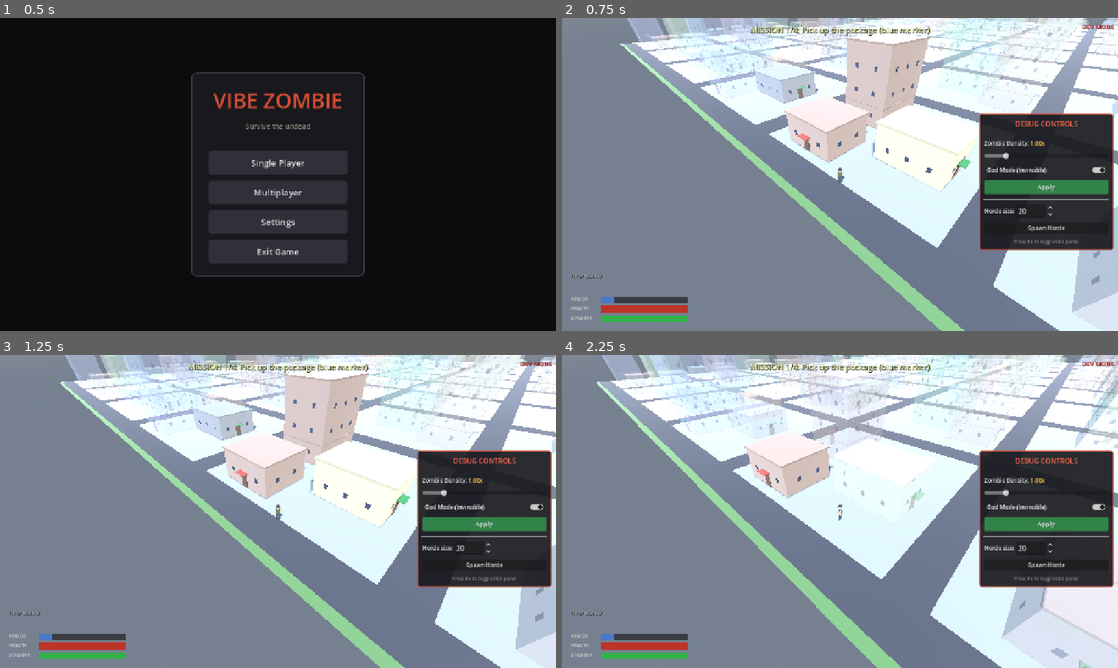
Above: before the commit, frames 1-4 (two rows, left to right).
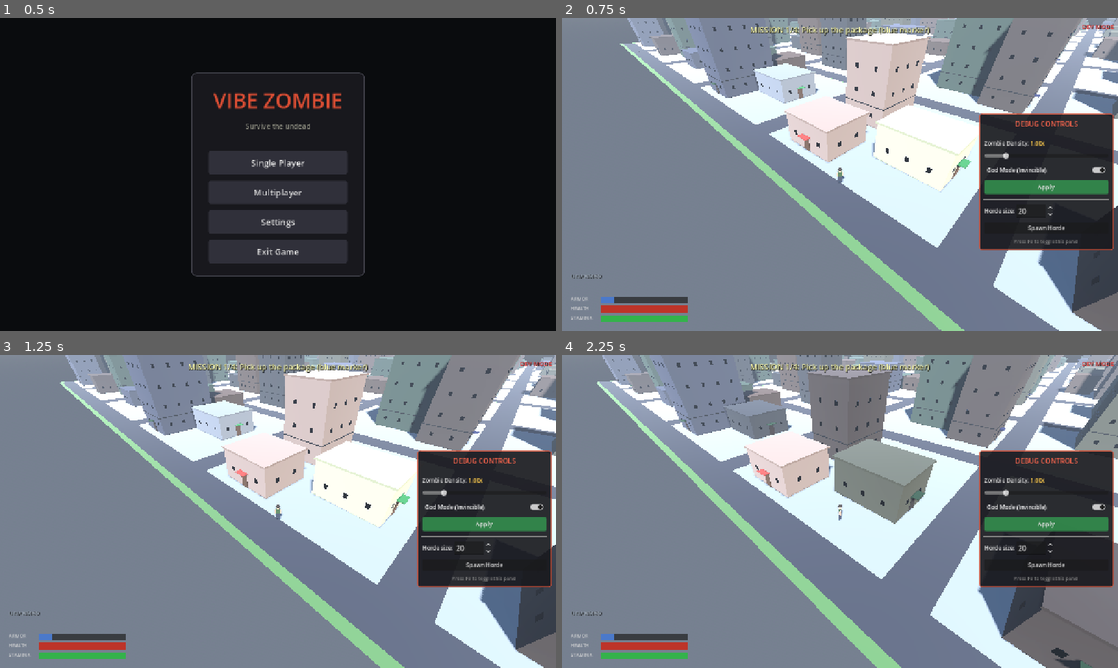
Above: after the commit, the same moments.

Repository: shaoqian2001/vibe-zombie
Game: Godot game, scene res://scenes/TitleMenu.tscn
The game is run twice, just before and just after one commit, with the same random seed, the same clock (stepped at 60 frames per second) and the same inputs.
Inputs (mouse positions are in pixels of both pictures, inside the frame that each line leads up to):
- Up to frame 1 (0.5 s): no input
- Up to frame 2 (0.75 s): click "Single Player" at 0.5 s
- Up to frame 3 (1.25 s): no input
- Up to frame 4 (2.25 s): tap F (interact) at 1.25 s; move the mouse to (962, 495) at 1.27 s; hold D (move_right) 1.28-2.03 s; hold F (interact) 1.28-2.03 s; move the mouse to (728, 527) at 2.02 s; hold S (move_backward) from 2.03 s (still down); click (728, 527) at 2.1 s

Frame 1 is identical in both runs. In frame 2, 16% of the frame differs, in the area x 12-100%, y 0-100%; in frame 3, 16%; in frame 4, 27%, in the area x 7-100%, y 0-100%.

Commit message:
Decouple zombie AI from FOV; darken instead of ghost FADED meshes
Two follow-ups to the previous vision pass:

1) Zombies should not change behaviour based on whether the player
   happens to be looking at them. Drop the _is_seen_by_player gate from
   _physics_process — the chase / attack / wander state machine now
   runs unconditionally just like before the FOV work, so zombies don't
   "lose target" or get stuck wandering when the player turns away.
   The FOV culler still controls how they're *drawn*; their AI is
   independent of that.

2) FADED scenery and zombies looked transparent (alpha 0.35) — you
   could see straight through buildings the player wasn't currently
   looking at. Replace the alpha fade with an RGB-only darken: snapshot
   the bright albedo on first encounter and multiply by 0.4 while
   FADED, leaving alpha at 1.0 and TRANSPARENCY_DISABLED so the mesh
   stays solid. Buildings outside the player's vision now read as "in
   shadow" rather than "ghostly". Composes cleanly with main.gd's
   occlusion fade because the culler only writes RGB+full opacity and
   the occlusion only writes alpha+TRANSPARENCY_ALPHA, and the two
   systems already operate on disjoint subsets of buildings (occlusion
   skips OUT-of-FOV buildings).

https://claude.ai/code/session_018zb1xNV2MqAsRkTP73GCa8

Diff:
--- a/scripts/enemy.gd
+++ b/scripts/enemy.gd
@@ -67,13 +67,10 @@
 
 	_attack_timer = max(_attack_timer - delta, 0.0)
 
-	# AI mode depends on whether the player can currently see this enemy.
-	# When the player can't see them, zombies don't magically know where
-	# the player is — they wander aimlessly instead of chasing. They do
-	# still attack from contact range, because at that point the player
-	# is on top of them (zombie has hold of you whether or not you're
-	# looking).
-	var seen_by_player := _is_seen_by_player()
+	# Zombie behaviour is independent of whether the player can see the
+	# zombie — the zombie tracks the player by ear/smell. The FOV culler
+	# only changes how the zombie is *drawn*; here we always run the
+	# normal chase / attack / wander state machine.
 
 	var move_dir := Vector3.ZERO
 	var current_speed := SPEED
@@ -82,18 +79,18 @@
 		var dist := global_position.distance_to(_player_ref.global_position)
 
 		if dist < ATTACK_RANGE:
-			# Contact range — stop and attack regardless of visibility
+			# In attack range — stop and attack
 			move_dir = Vector3.ZERO
 			_try_attack()
-		elif seen_by_player and dist < DETECT_RANGE:
-			# Chase only while the player has eyes on us
+		elif dist < DETECT_RANGE:
+			# Chase player
 			var to_player := _player_ref.global_position - global_position
 			to_player.y = 0.0
 			if to_player.length() > 0.1:
 				move_dir = to_player.normalized()
 			current_speed = CHASE_SPEED
 		else:
-			# Out of sight or out of range — wander
+			# Too far — wander
 			_wander_timer -= delta
 			if _wander_timer <= 0.0:
 				_pick_new_wander()
@@ -128,16 +125,6 @@
 
 	# Keep HP bar updated
 	_update_hp_bar()
-
-# True while the FOV culler classifies this enemy as IN the player's
-# view sector. Defaults to true so a freshly-spawned enemy that hasn't
-# been classified yet behaves normally for one tick.
-func _is_seen_by_player() -> bool:
-	if not has_meta(&"fov_cull_last_state"):
-		return true
-	# State.IN is the first value of the enum (0). Hard-coded here to
-	# avoid importing the FovCuller class for one comparison.
-	return int(get_meta(&"fov_cull_last_state")) == 0
 
 func take_damage(amount: float, knockback: Vector3 = Vector3.ZERO) -> void:
 	hp = max(hp - amount, 0.0)
--- a/scripts/fov_culler.gd
+++ b/scripts/fov_culler.gd
@@ -6,23 +6,22 @@
 ## each into one of three states based on whether its XZ position falls
 ## inside the player's view sector and how far away it is from the head:
 ##
-##   • IN      — inside the sector. Rendered at full opacity.
-##   • FADED   — outside the sector but still within memory range.
-##               Rendered at a dimmed alpha so the player can see where
-##               static scenery and recently-seen zombies were, like the
-##               "ghosted" memory tiles in Project Zomboid.
+##   • IN      — inside the sector. Rendered at full brightness.
+##   • FADED   — outside the sector but still within memory range. The
+##               albedo RGB is multiplied down so the entity reads as
+##               "in shadow" — opaque, but darkened. Alpha and the
+##               transparency mode are deliberately NOT touched, so
+##               buildings outside the player's view stay solid (you
+##               can't see through them) instead of ghostly.
 ##   • HIDDEN  — outside the sector and past memory range. Skipped by the
 ##               renderer entirely. Only applied to entities tagged as
 ##               "moving" (enemies); static scenery never fully hides
 ##               because the player remembers where buildings stand.
 ##
-## Material alpha is applied recursively across each node's subtree —
+## Brightness is applied recursively across each node's subtree —
 ## buildings have their body, roof ledge, windows, trim, awning and door
-## meshes all fade together — and is only written on state transitions,
+## meshes all dim together — and is only written on state transitions,
 ## not every frame, so the per-frame cost is a cheap classification pass.
-## When process-pausing is enabled, entities freeze in their last FOV
-## position the moment they fall out of the sector, so a FADED zombie is
-## a genuine snapshot of where it was last seen.
 ##
 ## Per-entity metadata:
 ##   • fov_cull_radius          — bounding-sphere radius (default 0.5).
@@ -44,14 +43,16 @@
 const META_TYPE            := &"fov_cull_entity_type"
 const META_MEMORY_RANGE    := &"fov_cull_memory_range"
 const META_LAST_STATE      := &"fov_cull_last_state"
+const META_ORIGINAL_ALBEDO := &"fov_original_albedo"
 const GROUP                := &"fov_cullable"
 
 enum State { IN, FADED, HIDDEN }
 
-## Alpha applied to FADED entities. Tuned to read as "remembered but
-## not currently visible" — low enough to feel ghosted, high enough to
-## let the player still parse outlines.
-const FADE_ALPHA := 0.35
+## Brightness multiplier applied to FADED entities' albedo RGB. Their
+## alpha stays at 1.0 — the FADED look is "stuff in shadow", not "stuff
+## seen through gauze". Lower = darker; tuned to read as "outside the
+## player's vision" while still leaving silhouettes legible.
+const FADE_DIM_FACTOR := 0.4
 
 var _player: Node3D = null
 var _fov_overlay: Node = null
@@ -134,31 +135,52 @@
 	match state:
 		State.IN:
 			node.visible = true
-			_set_alpha_tree(node, 1.0, false)
+			_apply_brightness(node, false)
 		State.FADED:
 			node.visible = true
-			_set_alpha_tree(node, FADE_ALPHA, true)
+			_apply_brightness(node, true)
 		State.HIDDEN:
 			node.visible = false
 
-# Recursively set every descendant MeshInstance3D's material alpha.
-# `transparent` toggles between TRANSPARENCY_ALPHA (for the FADED ghost
-# look) and TRANSPARENCY_DISABLED (restoring opaque rendering).
-static func _set_alpha_tree(node: Node, alpha: float, transparent: bool) -> void:
+# Recursively darken every descendant MeshInstance3D so FADED entities
+# read as "in shadow" rather than "see-through". The bright original
+# albedo is snapshotted on first encounter and restored exactly on the
+# IN transition. We always also reset transparency to OPAQUE+alpha 1.0,
+# so any prior occlusion-fade alpha is cleared the moment a building
+# leaves the FOV — and main.gd's occlusion code re-applies alpha 0.25
+# only on buildings that are currently IN, so the two systems can't
+# stomp each other.
+static func _apply_brightness(node: Node, dimmed: bool) -> void:
 	if node is MeshInstance3D:
 		var mi: MeshInstance3D = node
 		var prim := mi.mesh as PrimitiveMesh
 		if prim != null:
 			var mat := prim.material as StandardMaterial3D
 			if mat != null:
-				if transparent:
-					mat.transparency = BaseMaterial3D.TRANSPARENCY_ALPHA
-					mat.albedo_color.a = alpha
+				if not mi.has_meta(META_ORIGINAL_ALBEDO):
+					# Cache the bright RGB once. Force alpha to 1.0 in
+					# the snapshot — even if the live alpha is mid-
+					# occlusion-fade right now, that transient blend
+					# isn't part of the "original" look.
+					mi.set_meta(META_ORIGINAL_ALBEDO, Color(
+						mat.albedo_color.r,
+						mat.albedo_color.g,
+						mat.albedo_color.b,
+						1.0
+					))
+				var orig: Color = mi.get_meta(META_ORIGINAL_ALBEDO)
+				if dimmed:
+					mat.albedo_color = Color(
+						orig.r * FADE_DIM_FACTOR,
+						orig.g * FADE_DIM_FACTOR,
+						orig.b * FADE_DIM_FACTOR,
+						1.0
+					)
 				else:
-					mat.transparency = BaseMaterial3D.TRANSPARENCY_DISABLED
-					mat.albedo_color.a = 1.0
+					mat.albedo_color = orig
+				mat.transparency = BaseMaterial3D.TRANSPARENCY_DISABLED
 	for child in node.get_children():
-		_set_alpha_tree(child, alpha, transparent)
+		_apply_brightness(child, dimmed)
 
 # Returns true if any part of a bounding-sphere of `radius` at `p_xz`
 # falls inside the player's view sector. Passing radius=0 degenerates to
